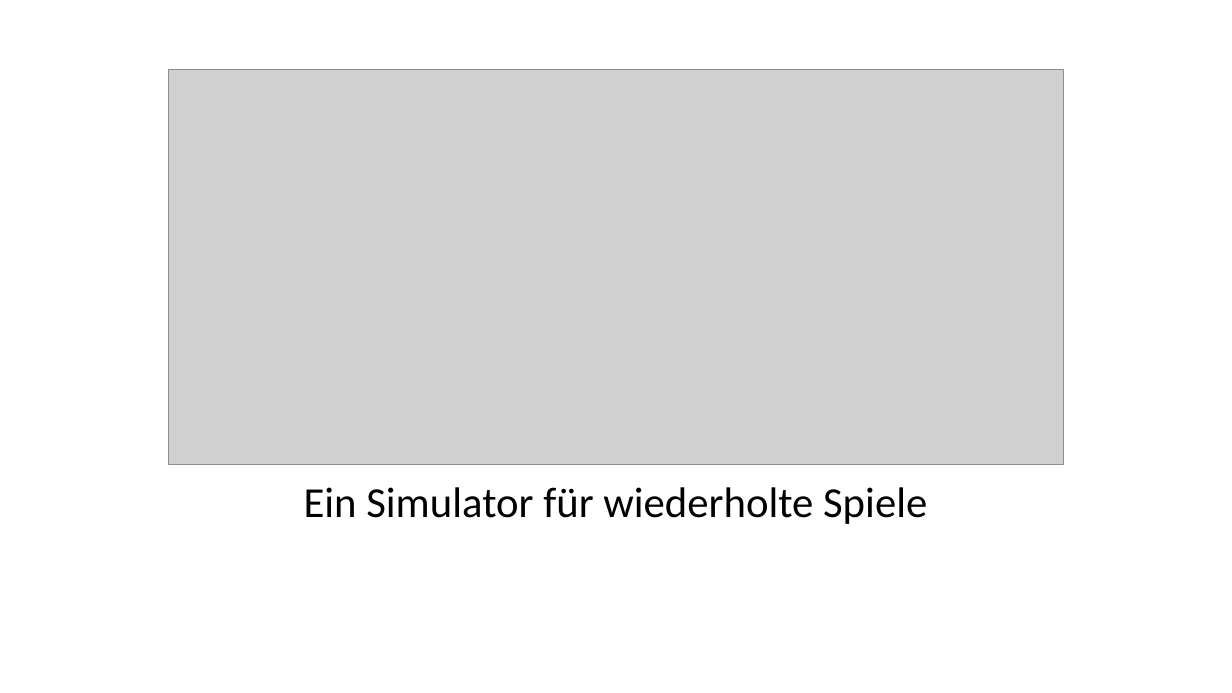
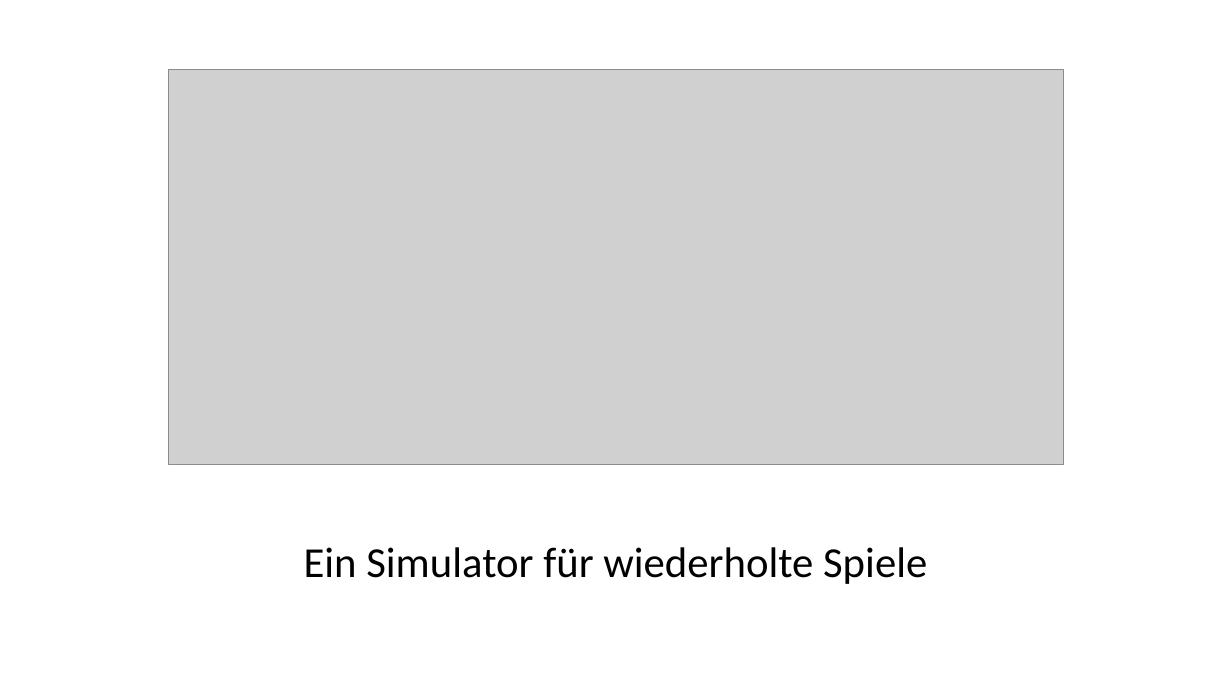
Before and after one commit to ChristianSchorr/repeated_games_pse, a slide deck: slide 1 of Dokumente/Implementierung/Präsentation/Präsentation.pptx. Drawn at 1232x693 pixels with LibreOffice and Linux fonts; fonts in the diff are those of the drawing; grey boxes stand for pictures. Boxes give left, top, right and bottom in pixels: in the first picture for what was removed or moved away, otherwise in the second. Text is boxed around its words. In the diff, an @@ line names an element or a change of style, - is before the commit and + after.

```diff
--- a/Dokumente/Implementierung/Präsentation/Präsentation.pptx
+++ b/Dokumente/Implementierung/Präsentation/Präsentation.pptx
@@ subtitle "Ein Simulator für wiederholte Spiele": place and size @@
-subtitle "Ein Simulator für wiederholte Spiele" at [304, 487, 927, 524]
+subtitle "Ein Simulator für wiederholte Spiele" at [304, 547, 927, 584]
```
Also in this commit, not shown: 1 other slide changed, 8 slides removed, 3 other files.
